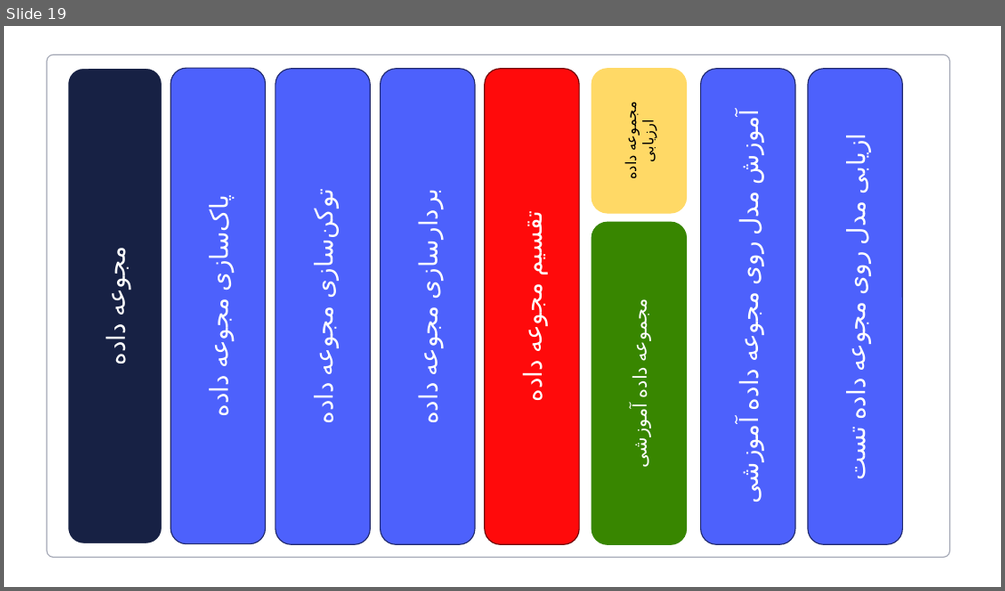
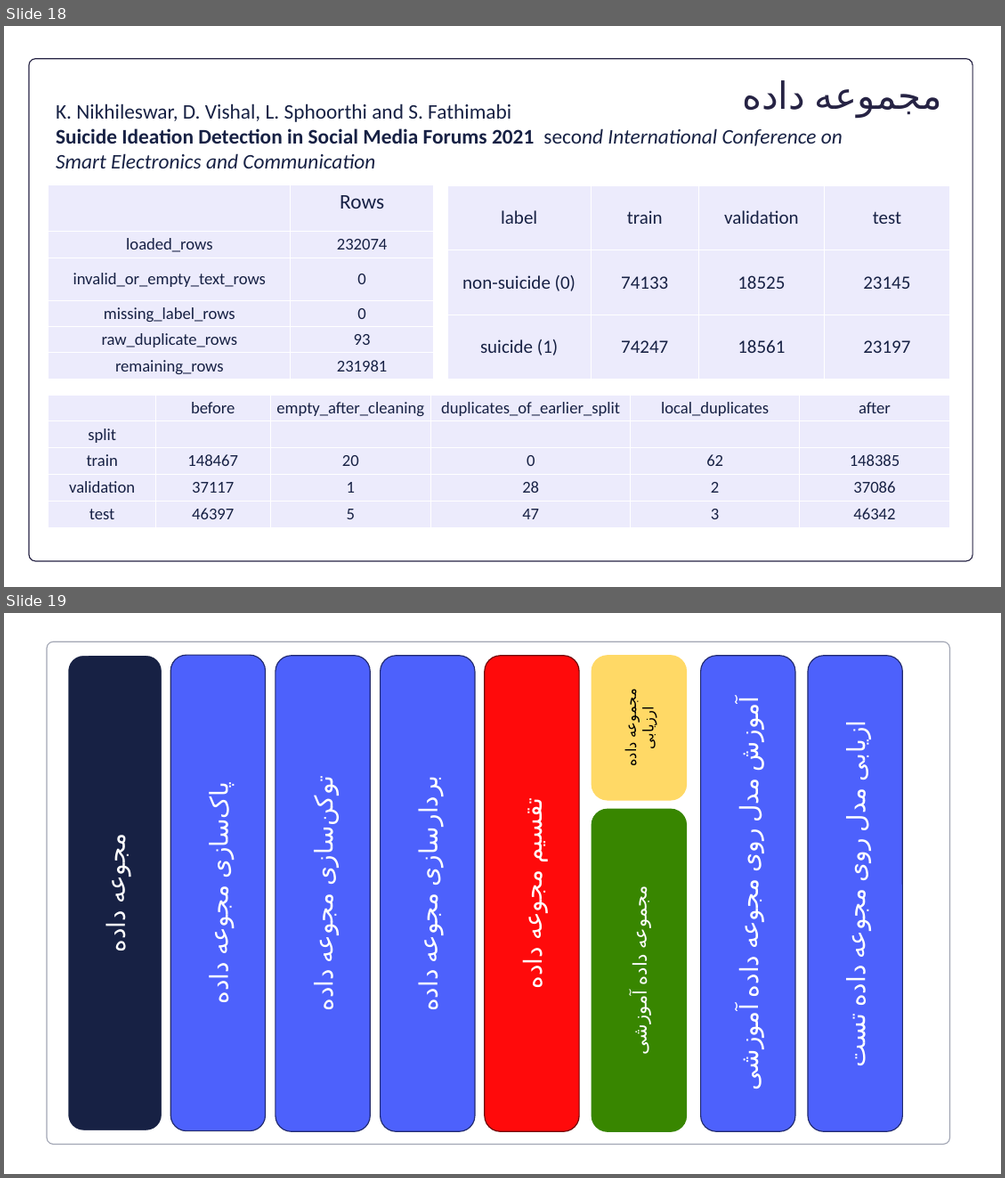
Before and after one commit to Sajjad-s-presentations/My-master-s-thesis, a slide deck: Slides/slides.pptx. Shown one above the other, each under a label of ours: slide 19 before the commit, slides 18 and 19 after it. The pictures are 1005x591 and 1005x1178 pixels, drawn with LibreOffice and Linux fonts; fonts in the diff are those of the drawing. Boxes give left, top, right and bottom in pixels: in the first picture for what was removed or moved away, otherwise in the second. Text is boxed around its words. In the diff, an @@ line names an element or a change of style, - is before the commit and + after.

Commit message:
slides

```diff
--- a/Slides/slides.pptx
+++ b/Slides/slides.pptx
@@ slide 18 added at box(4, 26, 1001, 587), background #FFFFFF @@
@@ rounded rectangle added at box(29, 59, 972, 562), fill #FFFFFF, outline #262344 1 pt @@
@@ text added at box(56, 103, 842, 168), 20 pt, text #172144 @@
+K. Nikhileswar, D. Vishal, L. Sphoorthi and S. Fathimabi
+Suicide Ideation Detection in Social Media Forums 2021 second International Conference on Smart Electronics and Communication
@@ title added at box(815, 89, 942, 118), 36 pt, text #262344 @@
+مجموعه داده
@@ table added at box(48, 185, 433, 379), 6 rows, 2 columns @@
+ | Rows
+loaded_rows | 232074
+invalid_or_empty_text_rows | 0
+missing_label_rows | 0
+raw_duplicate_rows | 93
+remaining_rows | 231981
@@ table added at box(447, 186, 950, 379), 3 rows, 4 columns @@
+label | train | validation | test
+non-suicide (0) | 74133 | 18525 | 23145
+suicide (1) | 74247 | 18561 | 23197
@@ table added at box(48, 394, 950, 525), 5 rows, 6 columns @@
+ | before | empty_after_cleaning | duplicates_of_earlier_split | local_duplicates | after
+split |  |  |  |  | 
+train | 148467 | 20 | 0 | 62 | 148385
+validation | 37117 | 1 | 28 | 2 | 37086
+test | 46397 | 5 | 47 | 3 | 46342
```
Also in this commit, not shown: 12 slides changed, 10 other slides added, 20 slides removed.
